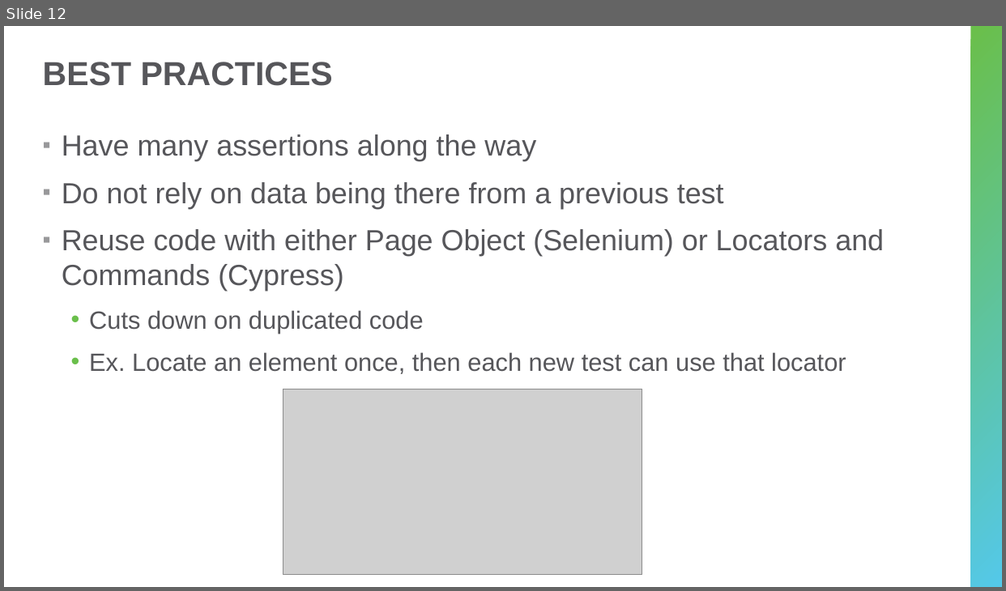
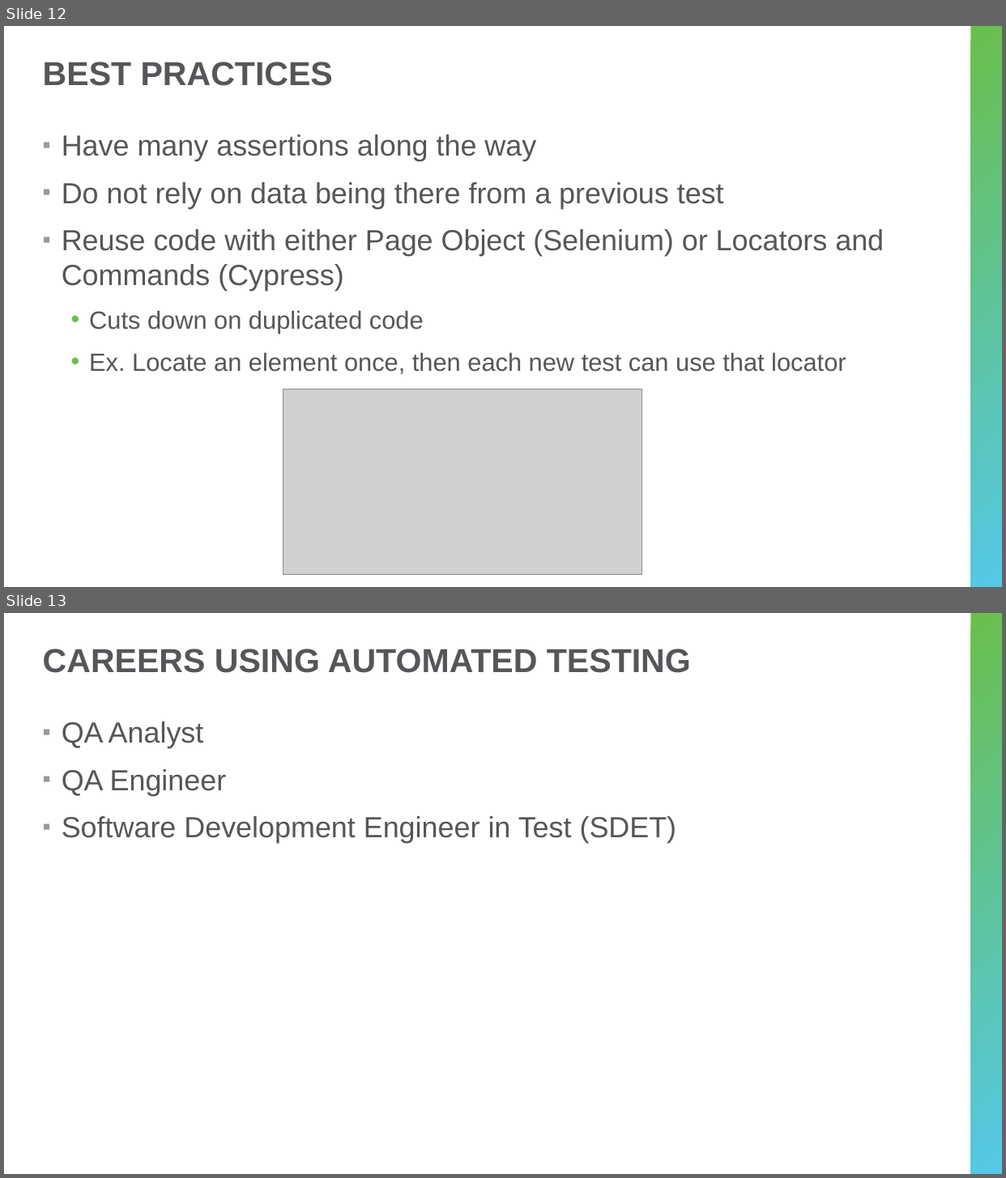
Before and after one commit to hytechcamps/automated-testing, a slide deck: AutomatedTestingForBeginners.pptx. Shown one above the other, each under a label of ours: slide 12 before the commit, slides 12 and 13 after it. The pictures are 1006x591 and 1006x1178 pixels, drawn with LibreOffice and Linux fonts; fonts in the diff are those of the drawing; grey boxes stand for pictures. Boxes give left, top, right and bottom in pixels: in the first picture for what was removed or moved away, otherwise in the second. Text is boxed around its words. In the diff, an @@ line names an element or a change of style, - is before the commit and + after.

```diff
--- a/AutomatedTestingForBeginners.pptx
+++ b/AutomatedTestingForBeginners.pptx
@@ slide 13 added at (x1=4, y1=613, x2=1002, y2=1174), background #FFFFFF; not listed: 1 template element that a slide beside it also shows @@
@@ title added at (x1=43, y1=649, x2=691, y2=673), 32 pt, text #56565A, bold @@
+CAREERS USING AUTOMATED TESTING
@@ text added at (x1=62, y1=722, x2=677, y2=843), 28 pt, text #56565A @@
+▪ QA Analyst
+▪ QA Engineer
+▪ Software Development Engineer in Test (SDET)
```
Also in this commit, not shown: 3 slides changed, 1 other slide added, 1 slide removed.
